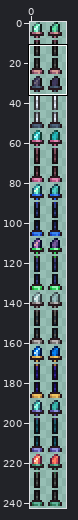
Sprite sheet, stored at Content/Tiles/Furniture/Luminite/LuminiteLamp.png. The picture above shows the old version from afar; the outline marks the close-up.
Close-up. Earlier state:
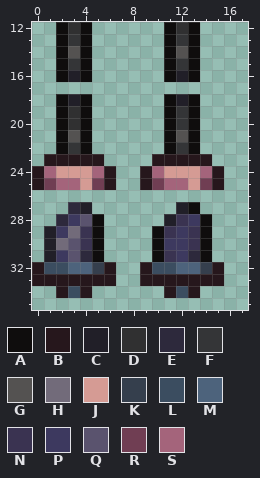
The file is 36x486 pixels, drawn in blocks of 2x2; one block is one cell here. Colours within 5 levels of each other are drawn and written as one. Shown: x 0..17, y 12..35.
Palette (. is transparent): A #0f0d0d  B #26171c  C #211f28  D #303031  E #2d293c  F #343537  G #545251  H #726b7a  J #d59b94  K #353f4d  L #3b4d60  M #4d637c  N #3a3351  P #3d395f  Q #5a536e  R #703e53  S #a4647b
Once edited:
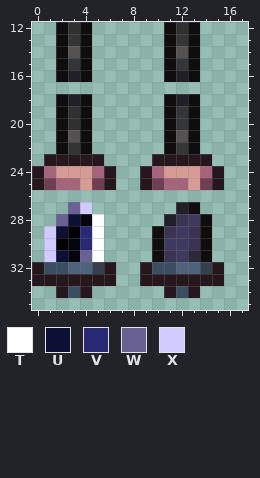
Colours new in this view: T #ffffff  U #0c1035  V #292975  W #696094  X #d0caff
Edits made:
{"colour":"H","old":"#726b7a","new":"#020205"}
{"colour":"Q","old":"#5a536e","new":"#050510"}
{"y":27,"x":3,"old":"EC","new":"WX"}
{"y":28,"x":2,"old":"EP","new":"WU"}
{"y":28,"x":5,"old":"A","new":"T"}
{"y":29,"x":1,"old":"CP","new":"XU"}
{"y":29,"x":4,"old":"NA","new":"VT"}
{"y":30,"x":1,"old":"C","new":"X"}
{"y":30,"x":4,"old":"NA","new":"VT"}
{"y":31,"x":1,"old":"CP","new":"XU"}
{"y":31,"x":4,"old":"EA","new":"WT"}
{"label":"changed","picture_box":[44,202,104,262]}
